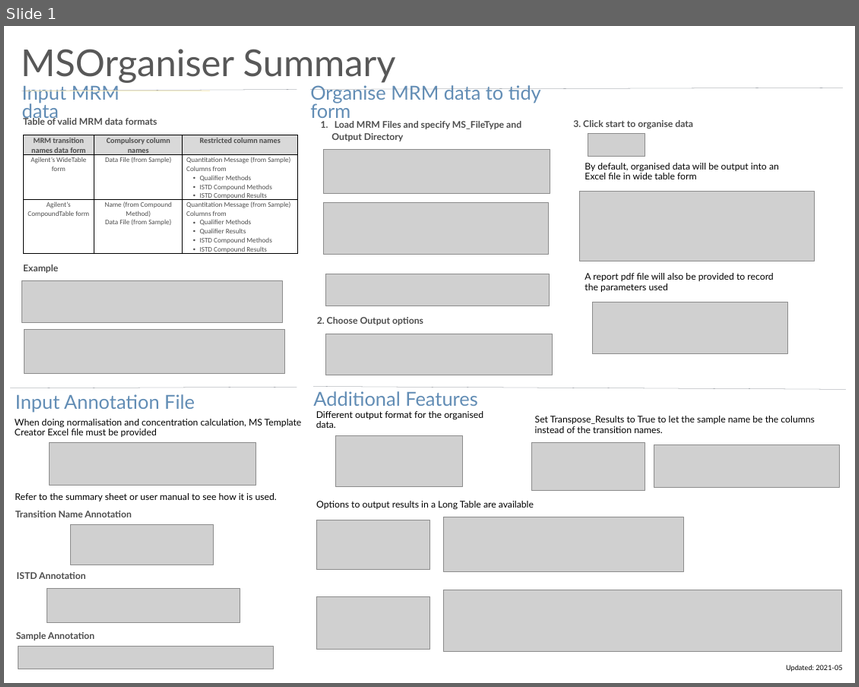
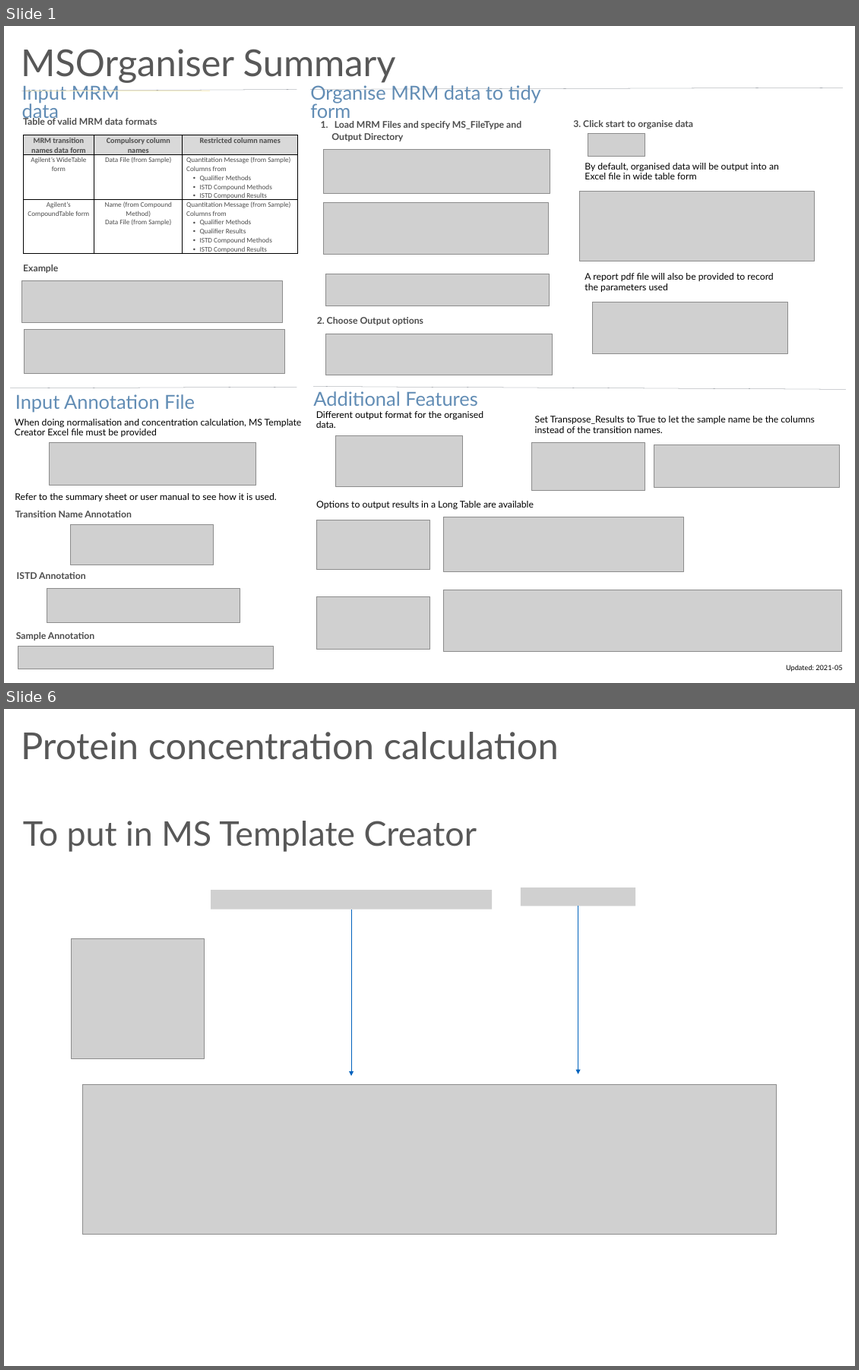
Before and after one commit to SLINGhub/MSOrganiser, a slide deck: docs/MSOrganiser_Summary.pptx. Shown one above the other, each under a label of ours: slide 1 before the commit, slides 1 and 6 after it; the slides between them are not shown. The pictures are 859x687 and 859x1370 pixels, drawn with LibreOffice and Linux fonts; fonts in the diff are those of the drawing; grey boxes stand for pictures. Boxes give left, top, right and bottom in pixels: in the first picture for what was removed or moved away, otherwise in the second. Text is boxed around its words. In the diff, an @@ line names an element or a change of style, - is before the commit and + after.

Commit message:
Update slides on how to do protein and cell number concentration calculation.

```diff
--- a/docs/MSOrganiser_Summary.pptx
+++ b/docs/MSOrganiser_Summary.pptx
@@ slide 6 added at [4,709,855,1366], background #FFFFFF @@
@@ text added at [21,732,559,760], 48 pt, text #585858 @@
+Protein concentration calculation
@@ title added at [23,821,477,852], 44 pt, text #585858 @@
+To put in MS Template Creator
@@ picture added at [211,890,492,910] @@
@@ picture added at [520,888,635,906] @@
@@ arrow added from (351, 910) to (351, 1076), #0063BF 0.75 pt @@
@@ arrow added from (579, 906) to (579, 1075), #0063BF 0.75 pt @@
@@ picture added at [72,939,205,1059] @@
@@ picture added at [82,1084,777,1235] @@
```
Also in this commit, not shown: 1 slide changed, 6 other slides added.
